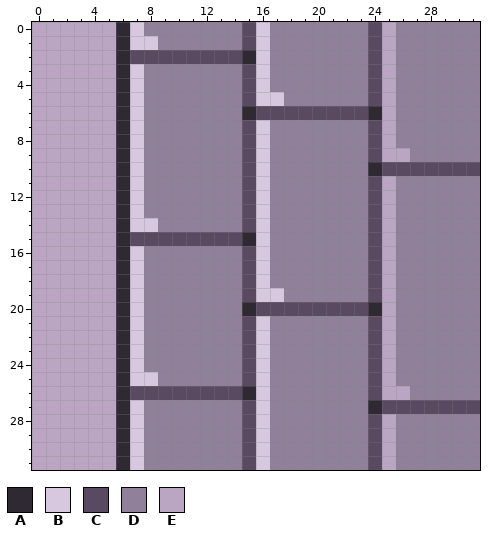
Edited in one commit: pixel-art sprite (bin/graphic_assets/tiles/wall_left.png). That is the earlier state.
The file is 32x32 pixels.
Palette (. is transparent): A #2f2933  B #d7c8df  C #594961  D #91809a  E #baa6c3
Pixels before, first column x 0:
 0 EEEEEEABDDDDDDDCBDDDDDDDCEDDDDDD
 1 EEEEEEABBDDDDDDCBDDDDDDDCEDDDDDD
 2 EEEEEEACCCCCCCCABDDDDDDDCEDDDDDD
 3 EEEEEEABDDDDDDDCBDDDDDDDCEDDDDDD
 4 EEEEEEABDDDDDDDCBDDDDDDDCEDDDDDD
 5 EEEEEEABDDDDDDDCBBDDDDDDCEDDDDDD
 6 EEEEEEABDDDDDDDACCCCCCCCAEDDDDDD
 7 EEEEEEABDDDDDDDCBDDDDDDDCEDDDDDD
 8 EEEEEEABDDDDDDDCBDDDDDDDCEDDDDDD
 9 EEEEEEABDDDDDDDCBDDDDDDDCEEDDDDD
10 EEEEEEABDDDDDDDCBDDDDDDDACCCCCCC
11 EEEEEEABDDDDDDDCBDDDDDDDCEDDDDDD
12 EEEEEEABDDDDDDDCBDDDDDDDCEDDDDDD
13 EEEEEEABDDDDDDDCBDDDDDDDCEDDDDDD
14 EEEEEEABBDDDDDDCBDDDDDDDCEDDDDDD
15 EEEEEEACCCCCCCCABDDDDDDDCEDDDDDD
16 EEEEEEABDDDDDDDCBDDDDDDDCEDDDDDD
17 EEEEEEABDDDDDDDCBDDDDDDDCEDDDDDD
18 EEEEEEABDDDDDDDCBDDDDDDDCEDDDDDD
19 EEEEEEABDDDDDDDCBBDDDDDDCEDDDDDD
20 EEEEEEABDDDDDDDACCCCCCCCAEDDDDDD
21 EEEEEEABDDDDDDDCBDDDDDDDCEDDDDDD
22 EEEEEEABDDDDDDDCBDDDDDDDCEDDDDDD
23 EEEEEEABDDDDDDDCBDDDDDDDCEDDDDDD
24 EEEEEEABDDDDDDDCBDDDDDDDCEDDDDDD
25 EEEEEEABBDDDDDDCBDDDDDDDCEDDDDDD
26 EEEEEEACCCCCCCCABDDDDDDDCEEDDDDD
27 EEEEEEABDDDDDDDCBDDDDDDDACCCCCCC
28 EEEEEEABDDDDDDDCBDDDDDDDCEDDDDDD
29 EEEEEEABDDDDDDDCBDDDDDDDCEDDDDDD
30 EEEEEEABDDDDDDDCBDDDDDDDCEDDDDDD
31 EEEEEEABDDDDDDDCBDDDDDDDCEDDDDDD
After:
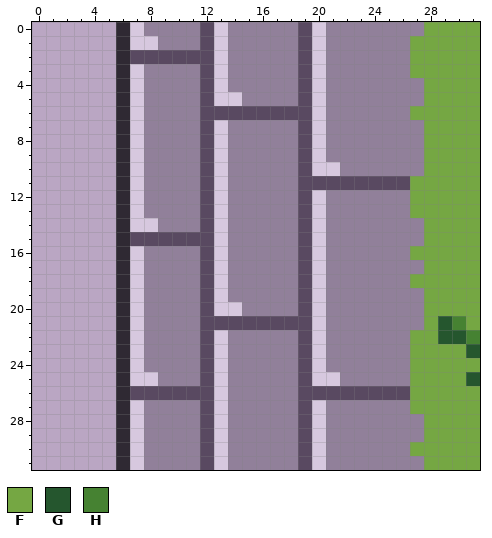
Colours new in this view: F #75a743  G #25562e  H #468232
Diff:
Changed rows in their new state; - is an unchanged pixel.
first column x 12:
 0 CB-DD--CB---DD--FFFF
 1 CB-DD--CB---DD-FFFFF
 2 -BDDD--CB---DD-FFFFF
 3 CB-DD--CB---DD-FFFFF
 4 CB-DD--CB---DD--FFFF
 5 CBBDDD-CB---DD--FFFF
 6 CCCC----BDDDDD-FFFFF
 7 CB-DD--CB---DD--FFFF
 8 CB-DD--CB---DD--FFFF
 9 CB-DD--CB---DDD-FFFF
10 CB-DD--CBB--DDDDFFFF
11 CB-DD--CCCCC-CCFFFFF
12 CB-DD--CB---DD-FFFFF
13 CB-DD--CB---DD-FFFFF
14 CB-DD--CB---DD--FFFF
15 -BDDD--CB---DD--FFFF
16 CB-DD--CB---DD-FFFFF
17 CB-DD--CB---DD--FFFF
18 CB-DD--CB---DD-FFFFF
19 CB-DDD-CB---DD--FFFF
20 CBBDDDD-BDDDDD--FFFF
21 CCC-CCCCB---DD--FGHF
22 CB-DD--CB---DD-FFGGH
23 CB-DD--CB---DD-FFFFG
24 CB-DD--CB---DD-FFFFF
25 CB-DD--CBB--DD-FFFFG
26 -BDDD--CCCCC-CCFFFFF
27 CB-DD--CB---DDDFFFFF
28 CB-DD--CB---DD--FFFF
29 CB-DD--CB---DD--FFFF
30 CB-DD--CB---DD-FFFFF
31 CB-DD--CB---DD--FFFF
Boxes around the changes in both pictures, in picture pixels (x1, y1, x2, y2):
changed: (200, 22, 480, 470)
